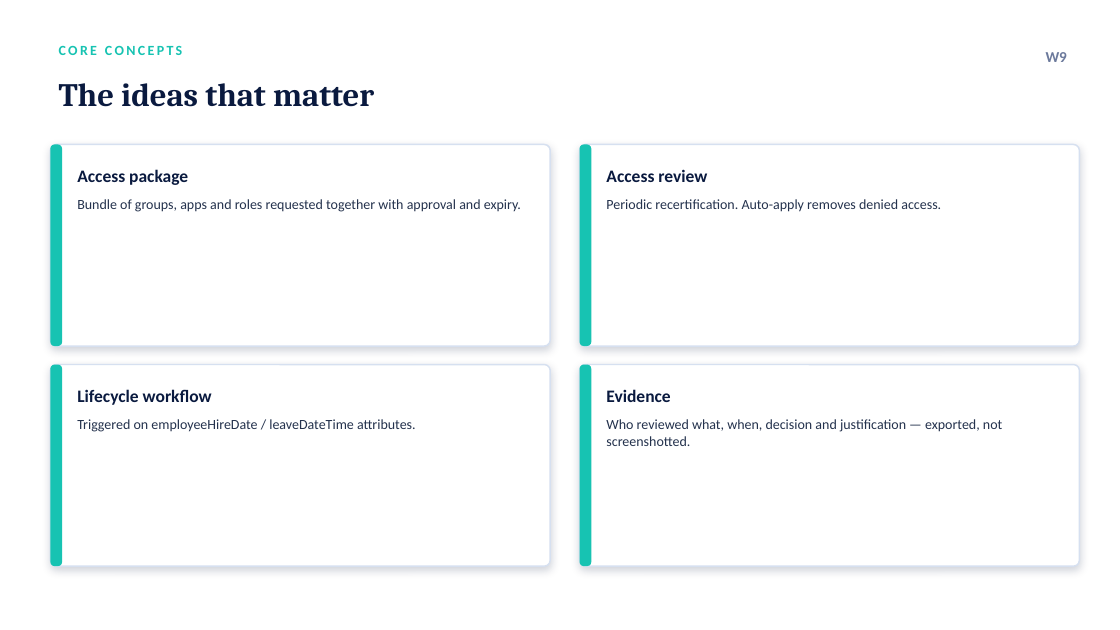
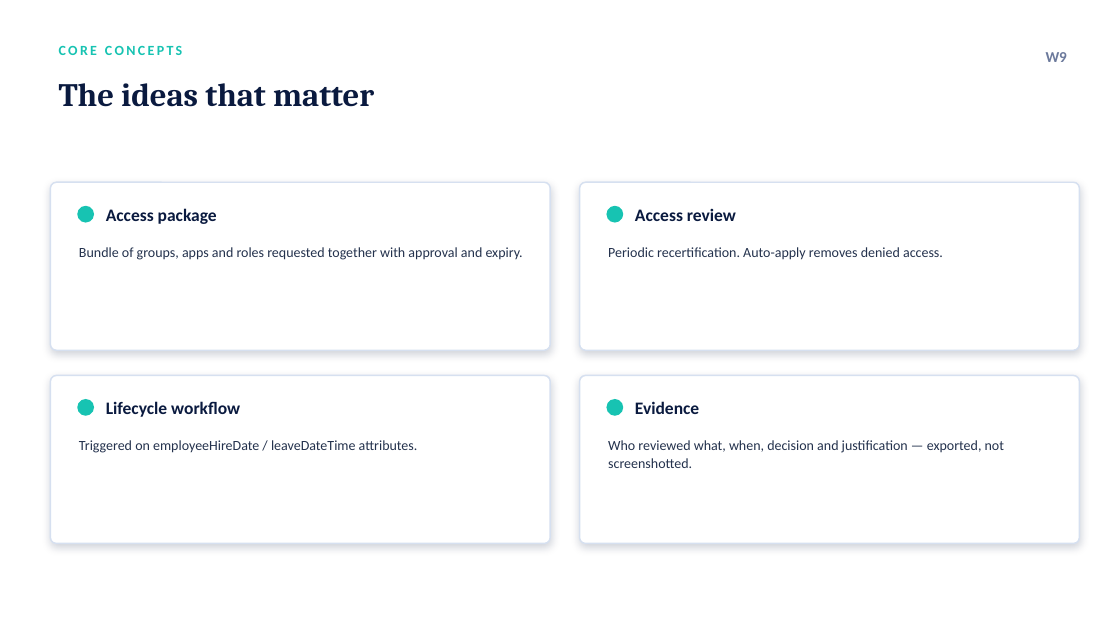
Before and after one commit to bigsteve011/Cloud-Security-IAM-Zero-to-Hero, a slide deck: slide 4 of Month-03-Identity-Governance-PAM-and-Automation/Week-09-Entra-Governance/W9_Entra_Governance.pptx. Drawn at 1120x630 pixels with LibreOffice and Linux fonts; fonts in the diff are those of the drawing. Boxes give left, top, right and bottom in pixels: in the first picture for what was removed or moved away, otherwise in the second. Text is boxed around its words. In the diff, an @@ line names an element or a change of style, - is before the commit and + after.

Commit message:
Polish all 32 session decks: cleaner cards, aligned bullets, fix final-week closing
- Replace left accent stripes on concept and checklist cards with
  accent dots / check-circles (edge stripes read as AI-generated filler)
- Tighten concept-card height and vertically center the block
- Align project-slide bullet dots with their text
- Final week (32) closing now reads 'Program complete → job-ready'
  instead of pointing to a non-existent Week 33

```diff
--- a/Month-03-Identity-Governance-PAM-and-Automation/Week-09-Entra-Governance/W9_Entra_Governance.pptx
+++ b/Month-03-Identity-Governance-PAM-and-Automation/Week-09-Entra-Governance/W9_Entra_Governance.pptx
@@ rounded rectangle: place and size @@
-rounded rectangle at (50, 145, 550, 346)
+rounded rectangle at (50, 182, 550, 350)
@@ ellipse: place and size @@
-ellipse at (50, 145, 62, 346)
+ellipse at (77, 206, 94, 223)
@@ ellipse at (77, 206, 94, 223): rounded rectangle to ellipse @@
@@ text "Access package": place and size @@
-text "Access package" at (77, 169, 188, 185)
+text "Access package" at (106, 208, 217, 224)
@@ proportions changed in 4 elements at (50, 376, 550, 544), (580, 376, 1080, 544), (50, 182, 550, 350), (580, 182, 1080, 350) @@
@@ rounded rectangle: place and size @@
-rounded rectangle at (580, 145, 1080, 346)
+rounded rectangle at (580, 182, 1080, 350)
@@ ellipse at (607, 206, 623, 223): rounded rectangle to ellipse @@
@@ ellipse: place and size @@
-ellipse at (580, 145, 592, 346)
+ellipse at (607, 206, 623, 223)
@@ text "Access review": place and size @@
-text "Access review" at (606, 169, 707, 182)
+text "Access review" at (635, 208, 736, 221)
@@ text "Bundle of groups, apps and ...": place and size @@
-text "Bundle of groups, apps and ..." at (77, 199, 521, 212)
+text "Bundle of groups, apps and ..." at (79, 247, 523, 260)
@@ line spacing 1.02 to 1.05 in 4 elements at (79, 440, 418, 453), (608, 440, 1004, 468), (79, 247, 523, 260), (608, 247, 943, 260) @@
@@ text "Periodic recertification. Auto-apply removes denied ...": place and size @@
-text "Periodic recertification. Auto-apply removes denied ..." at (606, 199, 941, 212)
+text "Periodic recertification. Auto-apply removes denied ..." at (608, 247, 943, 260)
@@ rounded rectangle: place and size @@
-rounded rectangle at (50, 365, 550, 566)
+rounded rectangle at (50, 376, 550, 544)
@@ rounded rectangle removed at (50, 365, 62, 566) @@
@@ text "Lifecycle workflow": place and size @@
-text "Lifecycle workflow" at (77, 389, 212, 405)
+text "Lifecycle workflow" at (106, 401, 240, 417)
@@ rounded rectangle: place and size @@
-rounded rectangle at (580, 365, 1080, 566)
+rounded rectangle at (580, 376, 1080, 544)
@@ rounded rectangle removed at (580, 365, 592, 566) @@
@@ text "Evidence": place and size @@
-text "Evidence" at (606, 389, 670, 402)
+text "Evidence" at (635, 401, 699, 414)
@@ ellipse added at (77, 399, 94, 416), fill #17C3B2 @@
@@ ellipse added at (607, 399, 623, 416), fill #17C3B2 @@
@@ text "Triggered on employeeHireDate / leaveDateTime ...": place and size @@
-text "Triggered on employeeHireDate / leaveDateTime ..." at (77, 419, 416, 432)
+text "Triggered on employeeHireDate / leaveDateTime ..." at (79, 440, 418, 453)
@@ text "Who reviewed what, when, decision ...": place and size @@
-text "Who reviewed what, when, decision ..." at (606, 419, 1002, 446)
+text "Who reviewed what, when, decision ..." at (608, 440, 1004, 468)
```
Also in this commit, not shown: 3 other slides changed, 31 other files.
